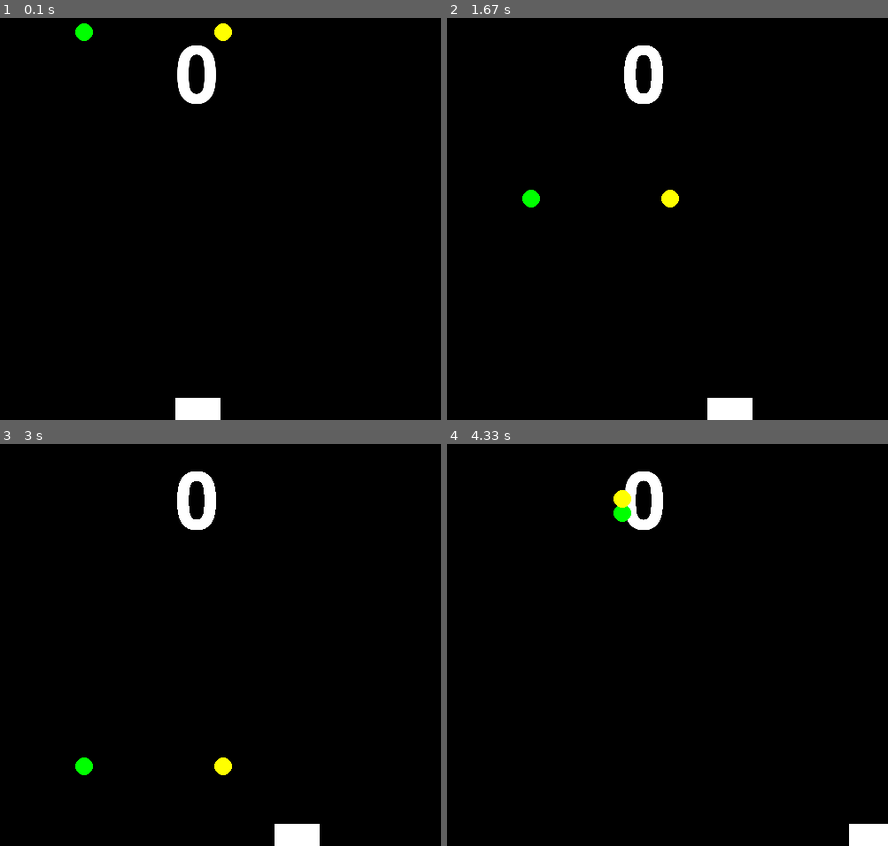
Above: before the commit, frames 1-4 (two rows, left to right).
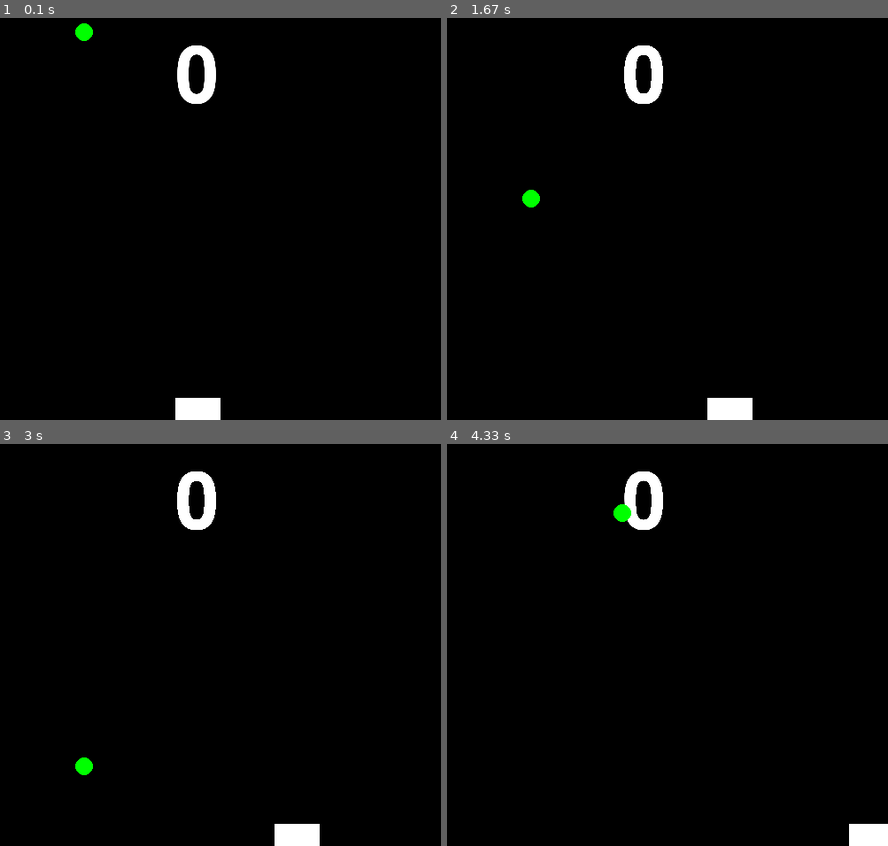
Above: after the commit, the same moments.

Repository: David-Sheehy/pygame_juggling
Game: pygame game, started from juggling/juggling.py
Same seed, same stepped clock (60 frames per second), same inputs: the game is played once before the commit and once after it.
Inputs:
- Up to frame 1 (0.1 s): no input
- Up to frame 2 (1.67 s): hold Right 0.33-0.8 s; hold Right 0.83-1.3 s; hold Left from 1.33 s (still down)
- Up to frame 3 (3 s): release Left at 1.87 s; hold Left 1.9-2.3 s; hold Right 2.33-2.97 s
- Up to frame 4 (4.33 s): hold Left 3-3.47 s; hold Right 3.5-3.97 s; hold Right from 4 s (still down)

The runs differ from the first frame. In frame 1, 0.1% of the frame differs, in the area x 48-53%, y 1-6%; in frame 2, 0.1%; in frame 3, 0.1%; in frame 4, 0.1%, in the area x 37-42%, y 7-16%.

Commit message:
Reworked when balls spawned.

Diff:
--- a/juggling/juggling.py
+++ b/juggling/juggling.py
@@ -9,7 +9,6 @@
     """
     Add a ball to the game.
     """
-    balls.append(models.Ball())
     balls.append(models.Ball())
 
 def main():
@@ -112,9 +111,7 @@
             b.update(w)
 
         # check if we should add balls
-        if counter.count == 8 and len(balls) < 2:
-            spawn_ball()
-        if counter.count == 16 and len(balls) < 3:
+        if( counter.count >= (2<<len(balls)+1)):
             spawn_ball()
 
         # draw stuff
